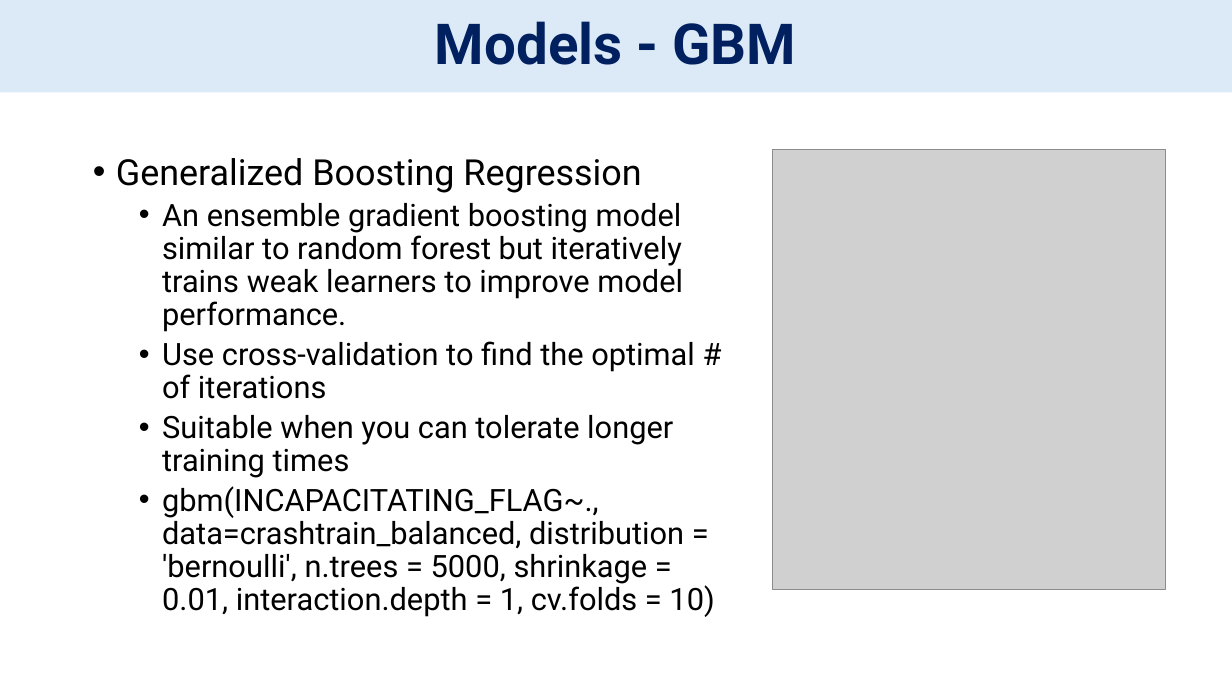
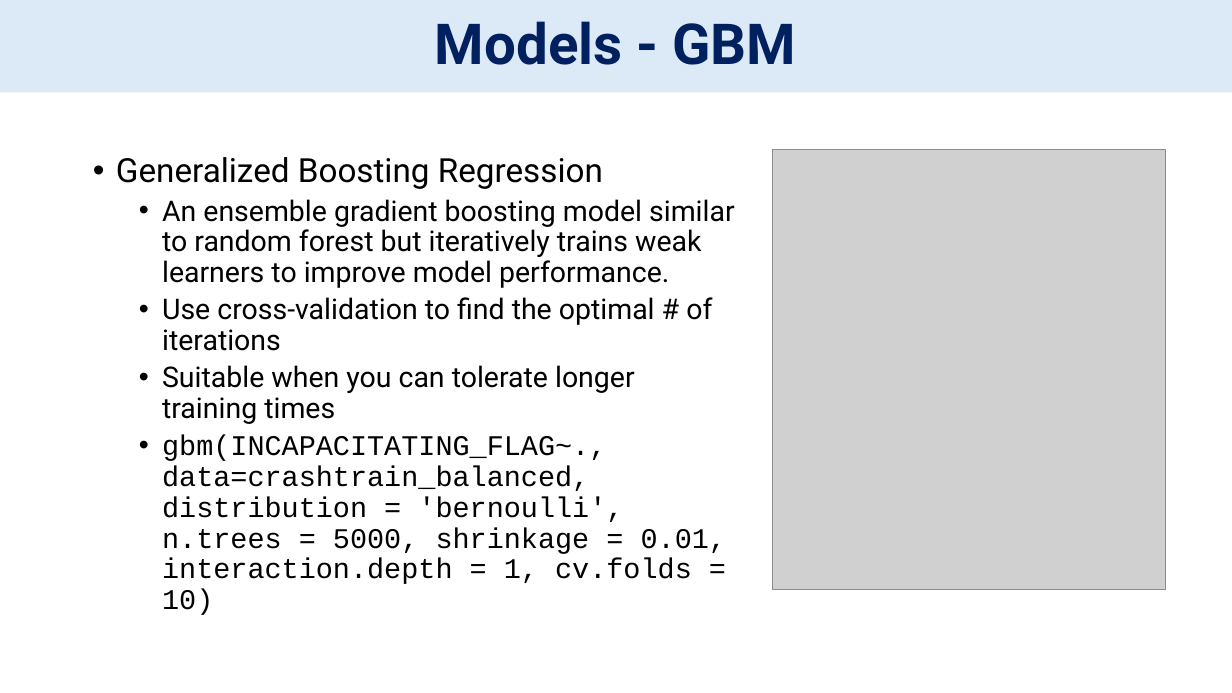
Before and after one commit to bofethe/signal-four, a slide deck: slide 11 of PredictiveCrashAnalysis.pptx. Drawn at 1232x693 pixels with LibreOffice and Linux fonts; fonts in the diff are those of the drawing; grey boxes stand for pictures. Boxes give left, top, right and bottom in pixels: in the first picture for what was removed or moved away, otherwise in the second. Text is boxed around its words. In the diff, an @@ line names an element or a change of style, - is before the commit and + after.

```diff
--- a/PredictiveCrashAnalysis.pptx
+++ b/PredictiveCrashAnalysis.pptx
@@ text "Generalized Boosting Regression" at (116,157,735,615): size 28 to 25.9 pt in "Generalized Boosting Regression"; size 24 to 22.2 pt; font Roboto to Courier New in "gbm(INCAPACITATING_FLAG~., data=crashtrain_balanced, distrib ..." @@
```
Also in this commit, not shown: 3 other slides changed, 3 other files.
